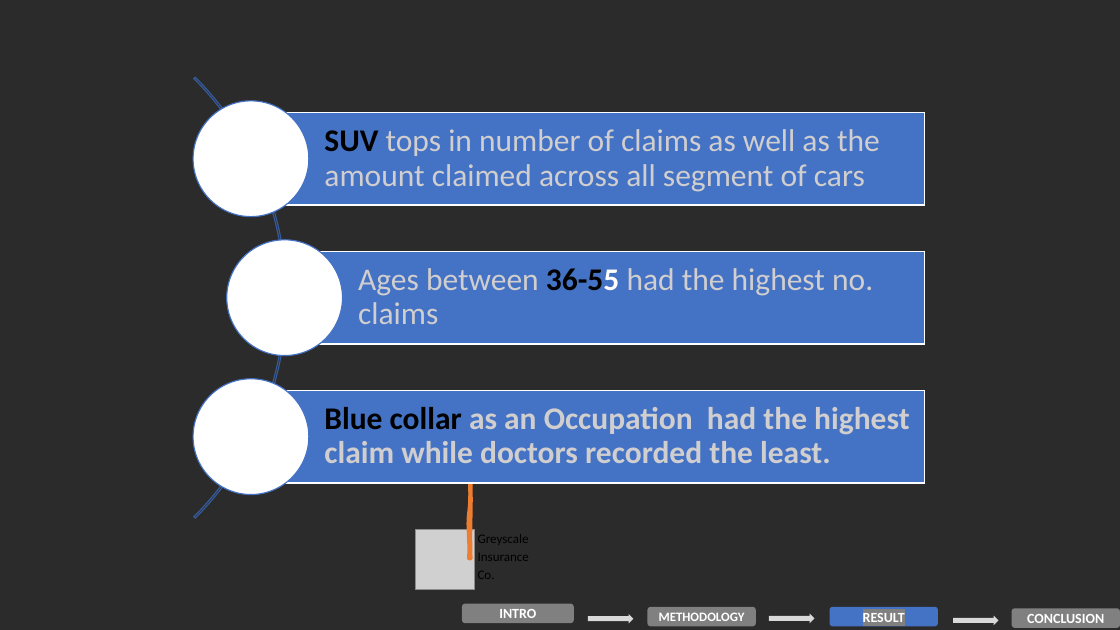
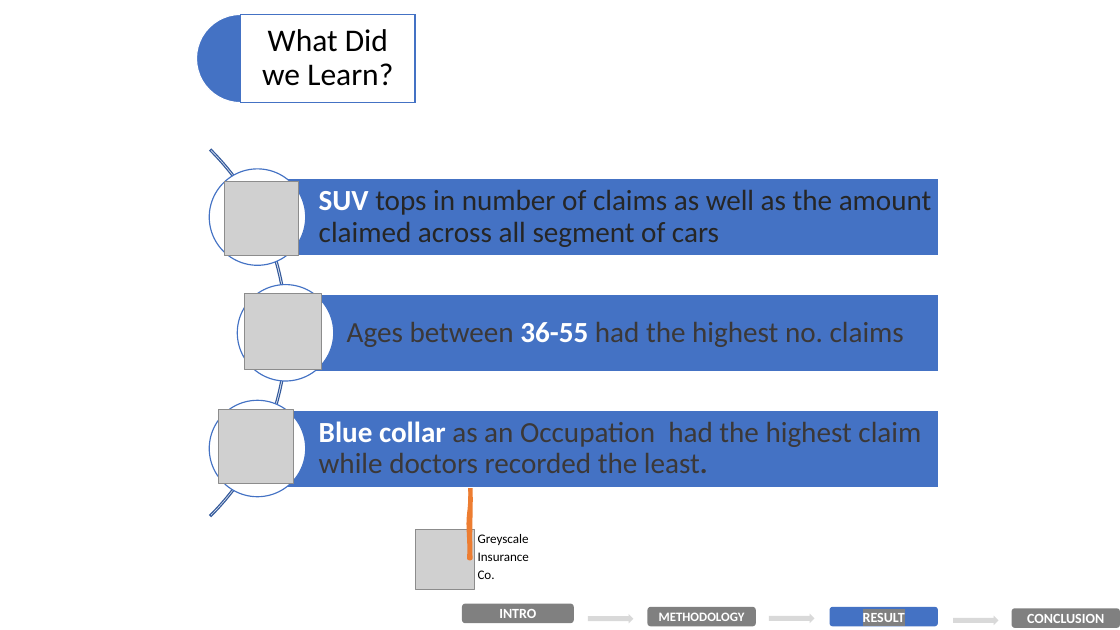
Before and after one commit to dranreb1660/Business_Fundermentals, a slide deck: slide 10 of BF_insurance.pptx. Drawn at 1120x630 pixels with LibreOffice and Linux fonts; fonts in the diff are those of the drawing; grey boxes stand for pictures; background and template pictures are left out; a plain dark background stands for a picture behind light text. Boxes give left, top, right and bottom in pixels: in the first picture for what was removed or moved away, otherwise in the second. Text is boxed around its words. In the diff, an @@ line names an element or a change of style, - is before the commit and + after.

```diff
--- a/BF_insurance.pptx
+++ b/BF_insurance.pptx
@@ rectangle removed at <box>0,0,1120,630</box> @@
@@ pie slice (boxed as its full ellipse) added at <box>197,14,285,103</box>, fill #4472C4, outline #FFFFFF 1 pt @@
@@ rectangle added at <box>240,14,415,103</box>, fill #FFFFFF at 90% opacity, outline #4472C4 1 pt @@
@@ text added at <box>262,29,393,86</box>, 27 pt, text #000000 @@
+What Did we Learn?
@@ arch (boxed as its full ring): place and size @@
-arch (boxed as its full ring) at <box>0,0,287,609</box>
+arch (boxed as its full ring) at <box>0,73,287,592</box>
@@ arch (boxed as its full ring) at <box>0,73,287,592</box>: proportions changed @@
@@ ellipse: place and size @@
-ellipse at <box>193,101,309,217</box>
+ellipse at <box>209,169,306,266</box>
@@ text "SUV tops in number of ...": place and size @@
-text "SUV tops in number of ..." at <box>324,129,880,192</box>
+text "SUV tops in number of ..." at <box>319,190,932,247</box>
@@ text "SUV tops in number of ..." at <box>319,190,932,247</box>: size 27 to 25 pt, text colour #D0CECE to #262626; text colour #000000 to #FFFFFF in "SUV" @@
@@ rectangle: place and size @@
-rectangle at <box>251,113,925,205</box>
+rectangle at <box>258,179,939,256</box>
@@ picture added at <box>224,181,298,255</box> @@
@@ ellipse: place and size @@
-ellipse at <box>227,239,343,355</box>
+ellipse at <box>238,285,334,381</box>
@@ picture added at <box>245,293,321,370</box> @@
@@ text "Ages between 36-55 had the ...": place and size @@
-text "Ages between 36-55 had the ..." at <box>358,268,873,324</box>
+text "Ages between 36-55 had the ..." at <box>347,322,904,347</box>
@@ text "Ages between 36-55 had the ..." at <box>347,322,904,347</box>: size 27 to 25 pt; text colour #D0CECE to #3B3838 in "Ages between had the highest no. claims"; text colour #000000 to #FFFFFF in "36-55" @@
@@ rectangle: place and size @@
-rectangle at <box>285,251,925,344</box>
+rectangle at <box>286,294,939,371</box>
@@ ellipse: place and size @@
-ellipse at <box>193,379,309,495</box>
+ellipse at <box>209,401,306,497</box>
@@ picture added at <box>218,409,292,483</box> @@
@@ text "Blue collar as an Occupation ...": place and size @@
-text "Blue collar as an Occupation ..." at <box>324,407,909,463</box>
+text "Blue collar as an Occupation ..." at <box>319,421,921,473</box>
@@ text "Blue collar as an Occupation ..." at <box>319,421,921,473</box>: size 27 to 25 pt; text colour #000000 to #FFFFFF in "Blue collar"; text colour #D0CECE to #3B3838, bold off in "as an Occupation had the highest claim ..." @@
@@ rectangle: place and size @@
-rectangle at <box>251,391,925,483</box>
+rectangle at <box>258,410,939,487</box>
```
Also in this commit, not shown: 4 other slides changed, 3 slides added, 1 other file.
